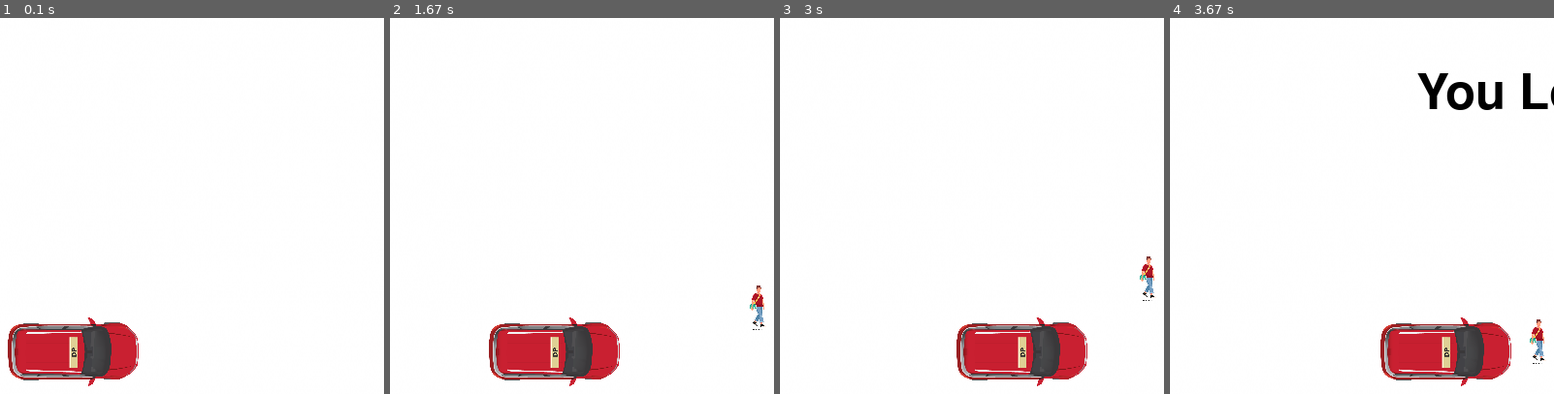
Above: before the commit, frames 1-4 (left to right).
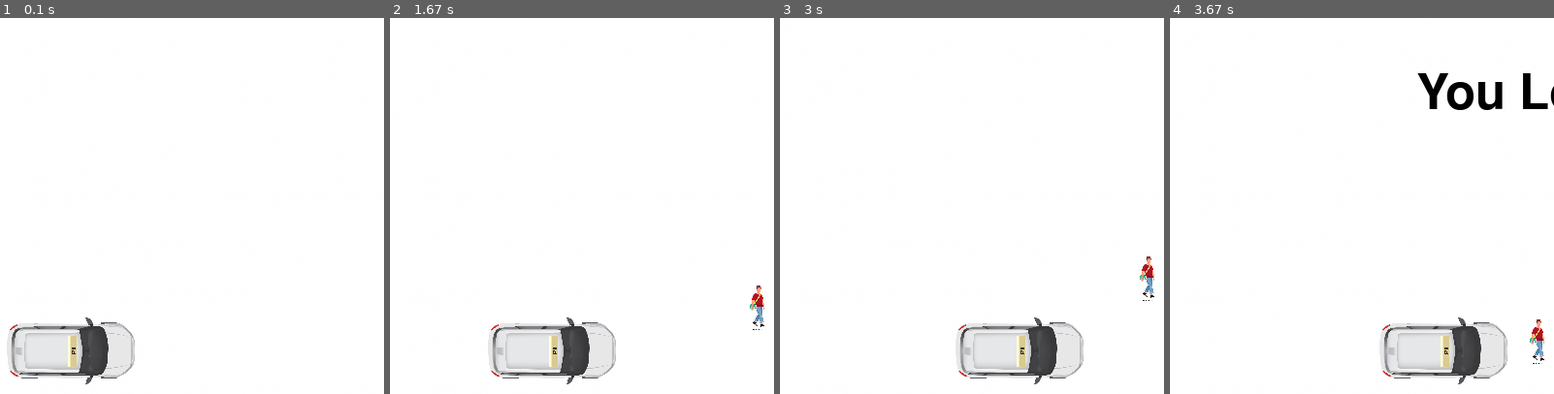
Above: after the commit, the same moments.

Repository: lorenabas/projetofinal.pygame
Game: pygame game, started from PyGame.py
Two runs of this game, one before a commit and one after it. Both use one fixed random seed, a clock stepped at 60 frames per second and the inputs below.
Inputs:
- Up to frame 1 (0.1 s): no input
- Up to frame 2 (1.67 s): hold Up 0.33-0.8 s; hold Down 0.83-1.13 s; hold Up 1.17-1.53 s; hold Down from 1.57 s (still down)
- Up to frame 3 (3 s): release Down at 1.93 s; hold Up 1.97-2.27 s; hold Down 2.3-2.6 s; hold Up from 2.63 s (still down)
- Up to frame 4 (3.67 s): release Up at 3 s; hold Down 3.03-3.4 s; hold Up from 3.43 s (still down)
The pictures show only the part of the screen within x 2-52%, y 37-87%; the shares and areas given below are measured in that part.

The runs differ from the first frame. In frame 1, 3.7% of the frame differs, in the area x 2-37%, y 79-98%; in frame 2, 3.7%; in frame 3, 3.7%; in frame 4, 3.7%.

Commit message:
Ajuste posição carros

Diff:
--- a/PyGame.py
+++ b/PyGame.py
@@ -40,7 +40,7 @@
         direction = 0
 
         player_character = PlayerCharacter('personagem_m.png', 375, 700, 50, 50)
-        carro_0 = CarroCharacter('carro_dp.png', 20, 600, 140, 80)
+        carro_0 = CarroCharacter('carro_pi.png', 20, 600, 140, 80)
 
         # aumento de velocidade
         carro_0.SPEED *= level_speed
@@ -50,7 +50,7 @@
         carro_1.SPEED *= level_speed
 
         # criação de outro carro
-        carro_2 = CarroCharacter('carro_pi.png', 20,200, 140, 80)
+        carro_2 = CarroCharacter('carro_dp.png', 20,200, 140, 80)
         carro_2.SPEED *= level_speed
 
         diploma = Elementojogo('diploma.png', 375, 50, 50, 50)
